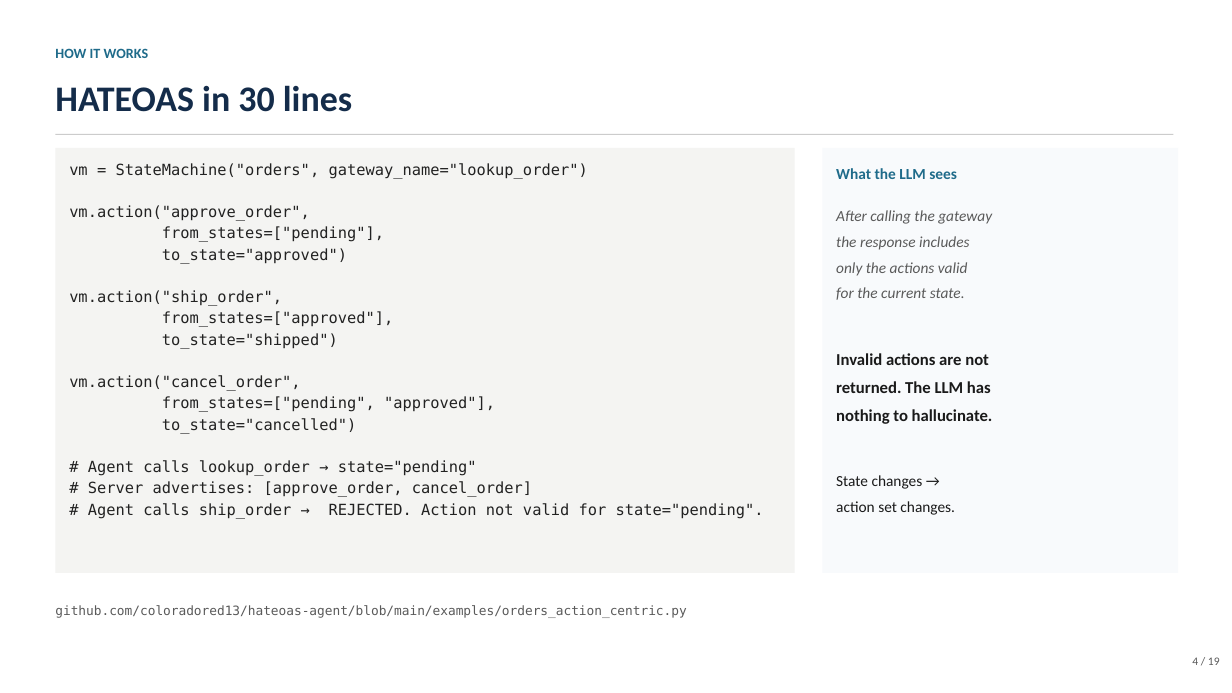
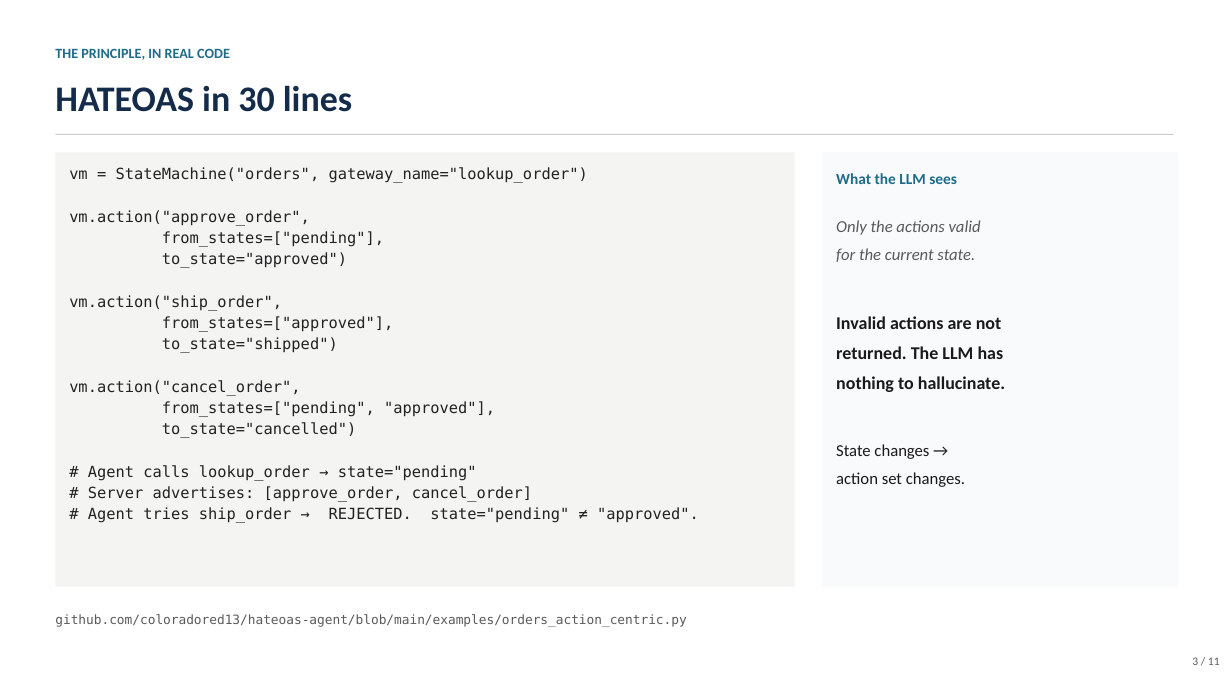
Before and after one commit to coloradored13/sigma-system-overview, a slide deck: slide 3 of sigma-system-demo.pptx (slide 4 before the commit). Drawn at 1232x693 pixels with LibreOffice and Linux fonts; fonts in the diff are those of the drawing. Boxes give left, top, right and bottom in pixels: in the first picture for what was removed or moved away, otherwise in the second. Text is boxed around its words. In the diff, an @@ line names an element or a change of style, - is before the commit and + after.

```diff
--- a/sigma-system-demo.pptx
+++ b/sigma-system-demo.pptx
@@ text at (55,48,230,60): text changed @@
-HOW IT WORKS
+THE PRINCIPLE, IN REAL CODE
@@ rectangle: place and size @@
-rectangle at (55,148,795,573)
+rectangle at (55,152,795,587)
@@ rectangle: place and size @@
-rectangle at (823,148,1178,573)
+rectangle at (823,152,1178,587)
@@ text "What the LLM sees": place and size @@
-text "What the LLM sees" at (836,168,957,179)
+text "What the LLM sees" at (836,173,957,184)
@@ text "Only the actions valid": place and size @@
-text "Only the actions valid" at (836,210,993,515)
+text "Only the actions valid" at (836,220,1005,487)
@@ text at (836,220,981,235): text changed; size 12 to 13 pt @@
-After calling the gateway
-the response includes
-only the actions valid
+Only the actions valid
@@ text at (836,248,1005,487): size 12 to 13 pt in "for the current state.", "State changes →", "action set changes."; size 13 to 14 pt in "Invalid actions are not", "returned. The LLM has", "nothing to hallucinate." @@
@@ text at (88,507,699,523): text changed @@
-# Agent calls ship_order → REJECTED. Action not valid for state="pending".
+# Agent tries ship_order → REJECTED. state="pending" ≠ "approved".
@@ text "github.com/coloradored13/hateoas-agent/blob/main/examples/or ...": place and size @@
-text "github.com/coloradored13/hateoas-agent/blob/main/examples/or ..." at (55,605,686,618)
+text "github.com/coloradored13/hateoas-agent/blob/main/examples/or ..." at (55,614,686,627)
@@ text at (1192,657,1220,665): text changed @@
-4 / 19
+3 / 11
```
Also in this commit, not shown: 7 other slides changed, 2 slides added, 10 slides removed.
